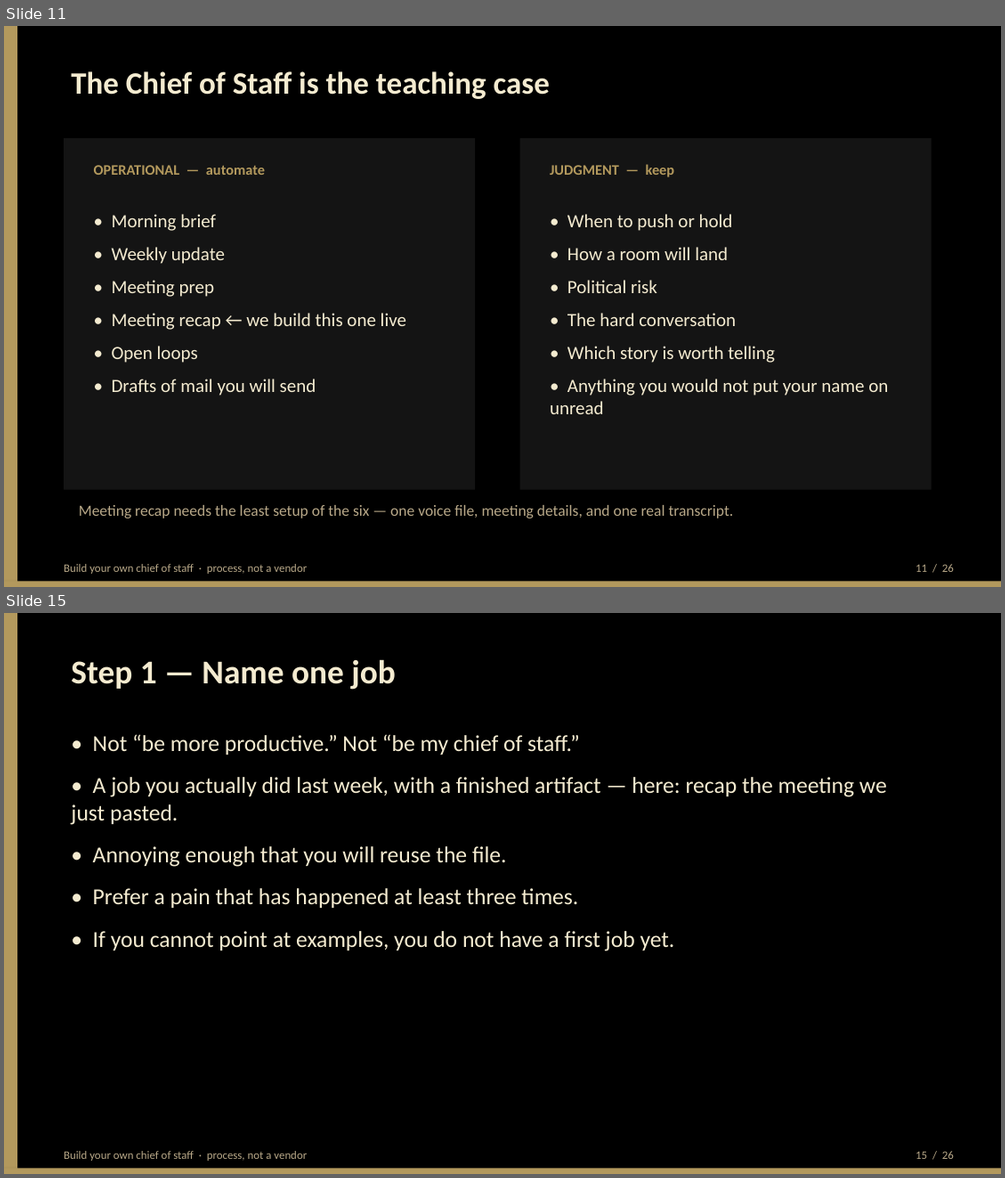
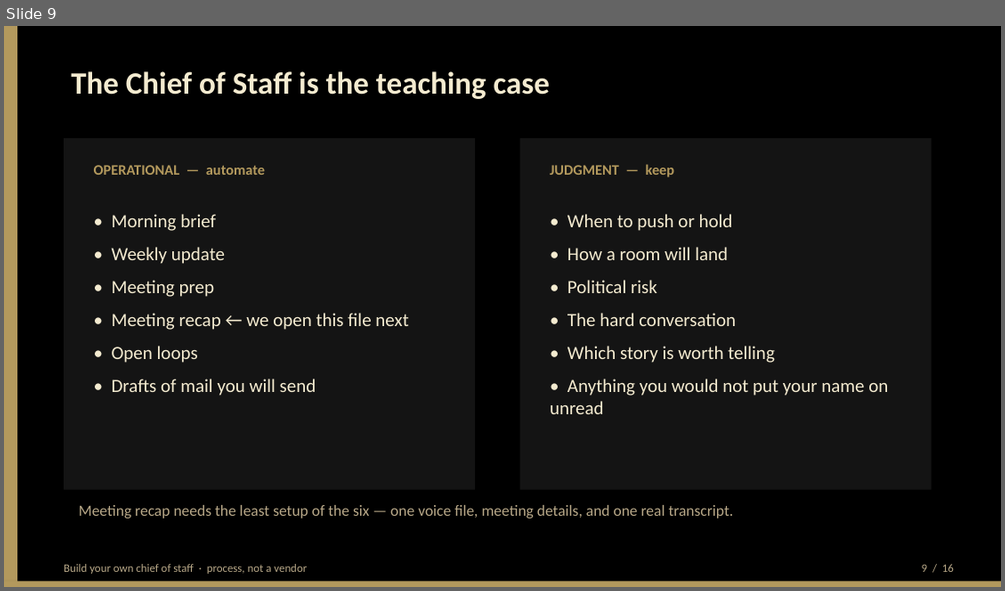
Before and after one commit to BittahCriminal/build-your-own-chief-of-staff, a slide deck: slides/building-your-own-chief-of-staff.pptx. Shown one above the other, each under a label of ours: slides 11 and 15 before the commit, slide 9 after it; the slides between them are not shown. The pictures are 1005x1178 and 1005x591 pixels, drawn with LibreOffice and Linux fonts; fonts in the diff are those of the drawing. Boxes give left, top, right and bottom in pixels: in the first picture for what was removed or moved away, otherwise in the second. Text is boxed around its words. In the diff, an @@ line names an element or a change of style, - is before the commit and + after.

Commit message:
Cut the 30-minute deck so the talk leaves slides for GitHub.
Twenty-six slides left no time to open the kit; the method already lives in the markdown.

```diff
--- a/slides/building-your-own-chief-of-staff.pptx
+++ b/slides/building-your-own-chief-of-staff.pptx
@@ slide 15 removed at <box>4,613,1001,1174</box>, background #FFFFFF @@
@@ rectangle removed at <box>4,613,1001,1174</box> @@
@@ rectangle removed at <box>4,613,17,1174</box> @@
@@ text removed at <box>71,659,396,690</box> @@
-Step 1 — Name one job
@@ text removed at <box>71,734,887,951</box> @@
-• Not “be more productive.” Not “be my chief of staff.”
-• A job you actually did last week, with a finished artifact — here: recap the meeting we just pasted.
-• Annoying enough that you will reuse the file.
-• Prefer a pain that has happened at least three times.
-• If you cannot point at examples, you do not have a first job yet.
@@ rectangle removed at <box>4,1167,1001,1174</box> @@
@@ text removed at <box>64,1151,307,1160</box> @@
-Build your own chief of staff · process, not a vendor
@@ text removed at <box>915,1151,954,1159</box> @@
-15 / 26
@@ what was slide 11 is now slide 9 @@
@@ slide 9 changed as well @@
@@ text at <box>112,313,408,329</box>: text changed @@
-• Meeting recap ← we build this one live
+• Meeting recap ← we open this file next
@@ text at <box>922,564,954,572</box>: text changed @@
-11 / 26
+9 / 16
```
Also in this commit, not shown: 14 other slides changed, 1 slide added, 10 other slides removed, 4 other files.
